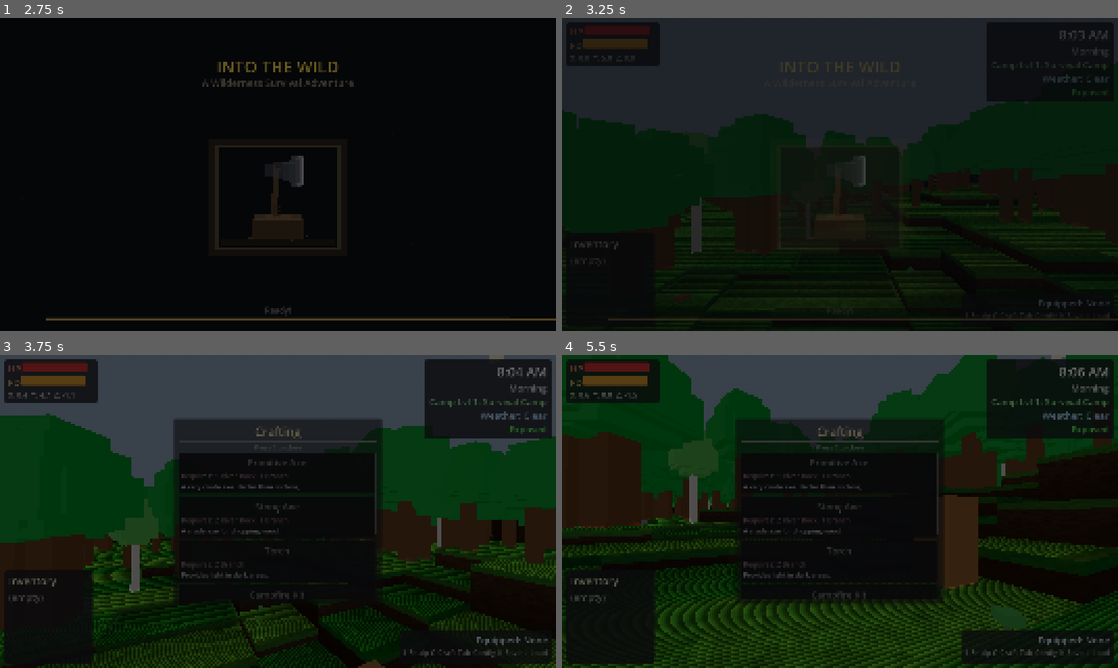
Above: before the commit, frames 1-4 (two rows, left to right).
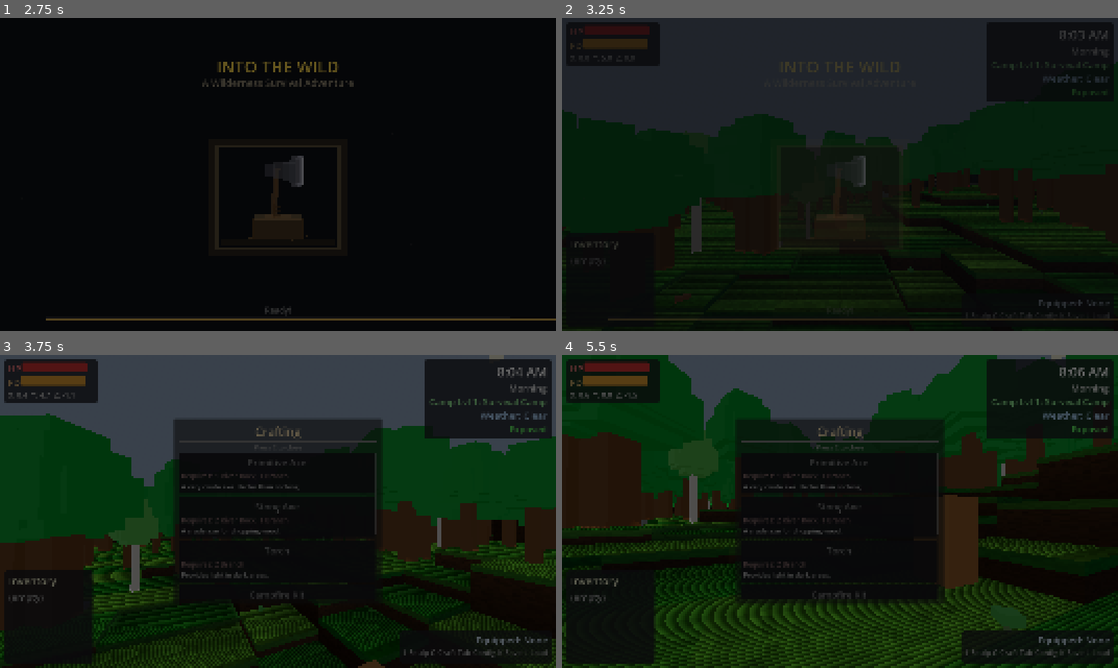
Above: after the commit, the same moments.

Repository: adchamberlain/into-the-wild
Game: Godot game, scene res://scenes/main.tscn
Two runs of this game, one before a commit and one after it. Both use one fixed random seed, a clock stepped at 60 frames per second and the inputs below.
Inputs (mouse positions are in pixels of both pictures, inside the frame that each line leads up to):
- Up to frame 1 (2.75 s): tap Enter at 0.5, 2 s; move the mouse to (305, 174) at 0.52 s; hold F (eat) 0.53-1.28 s; hold W (move_forward) from 0.53 s (still down); click (305, 174) at 0.67 s; tap Space (jump) at 0.77, 1.07, 1.25, 1.52, 1.82 s; move the mouse to (250, 174) at 1.27 s; tap F (eat) at 1.35, 2.3 s; move the mouse to (289, 168) at 2.02 s; hold E (interact) from 2.03 s (still down)
- Up to frame 2 (3.25 s): keep holding W (move_forward); move the mouse to (834, 180) at 2.77 s; release E (interact) at 2.78 s; tap M (move_structure) at 2.85 s; click (834, 180) at 2.92 s; tap Space (jump) at 3.02 s; tap F (eat) at 3.05 s
- Up to frame 3 (3.75 s): keep holding W (move_forward); tap Space (jump) at 3.32 s; move the mouse to (316, 514) at 3.52 s; hold C (open_crafting) from 3.53 s (still down)
- Up to frame 4 (5.5 s): tap Space (jump) at 3.77, 4.07 s; tap F (eat) at 3.8, 5.3 s; release W (move_forward) at 4.25 s; release C (open_crafting) at 4.25 s; drag from (673, 464) to (756, 433) at 4.27 s; move the mouse to (867, 511) at 5.02 s; hold S (move_backward) from 5.03 s (still down); hold Q (unequip) from 5.03 s (still down); click (867, 511) at 5.17 s

Frame 1 is identical in both runs. In frame 2, less than 0.1% of the frame differs, in the area x 26-75%, y 66-80%; in frame 3, 1.2%; in frame 4, 9.3%, in the area x 0-100%, y 52-100%.

Commit message:
Add camera collision to prevent clipping into terrain and ceilings
Casts a ray from player waist height upward each frame to detect overhead
obstructions (terrain, cabin roofs, cave ceilings). When detected, the
camera smoothly lowers to stay below the obstruction. Also reduces the
near clip plane from 0.15 to 0.05 to prevent wall see-through at close range.

https://claude.ai/code/session_0178aUV7HP2HY4N7oVSBYMAN

Diff:
--- a/scenes/player/player.tscn
+++ b/scenes/player/player.tscn
@@ -30,7 +30,7 @@
 transform = Transform3D(1, 0, 0, 0, 1, 0, 0, 0, 1, 0, 1.6, 0)
 current = true
 fov = 75.0
-near = 0.15
+near = 0.05
 
 [node name="InteractionRay" type="RayCast3D" parent="Camera3D"]
 target_position = Vector3(0, 0, -3)
--- a/scripts/player/player_controller.gd
+++ b/scripts/player/player_controller.gd
@@ -14,6 +14,12 @@
 # Camera settings
 @export var camera_pitch_min: float = -89.0
 @export var camera_pitch_max: float = 89.0
+
+# Camera collision - prevents clipping into terrain/ceilings/roofs
+const CAMERA_DEFAULT_Y: float = 1.6  # Default eye height (matches scene)
+const CAMERA_MIN_Y: float = 0.6  # Lowest the camera can go (crouch level)
+const CAMERA_COLLISION_MARGIN: float = 0.15  # Buffer below ceiling hit point
+const CAMERA_COLLISION_LERP_SPEED: float = 12.0  # Smoothing speed
 
 # Interaction settings
 @export var interaction_distance: float = 3.0
@@ -221,6 +227,9 @@
 	# Fall-through protection: track safe position and recover if fallen
 	_update_fall_protection(delta)
 
+	# Camera collision: prevent clipping into ceilings/terrain (runs every frame)
+	_update_camera_collision(delta)
+
 	# Skip movement processing while resting, climbing, or grappling
 	if is_resting or is_climbing or is_grappling:
 		velocity = Vector3.ZERO
@@ -622,6 +631,36 @@
 
 
 
+## Prevent camera from clipping into ceilings, terrain, and roofs.
+## Casts a ray from waist height upward to detect overhead obstructions,
+## then smoothly lowers the camera to avoid clipping.
+func _update_camera_collision(delta: float) -> void:
+	var space_state: PhysicsDirectSpaceState3D = get_world_3d().direct_space_state
+	if not space_state:
+		return
+
+	var target_y: float = CAMERA_DEFAULT_Y
+
+	# Cast ray from waist height upward past default camera position
+	# to detect ceilings, sloped roofs, and overhanging terrain
+	var ray_start: Vector3 = global_position + Vector3(0, CAMERA_MIN_Y, 0)
+	var ray_end: Vector3 = global_position + Vector3(0, CAMERA_DEFAULT_Y + CAMERA_COLLISION_MARGIN, 0)
+
+	var query := PhysicsRayQueryParameters3D.create(ray_start, ray_end)
+	query.collision_mask = 1  # Terrain and structures only
+	query.exclude = [get_rid()]  # Exclude player body
+
+	var result: Dictionary = space_state.intersect_ray(query)
+	if result.size() > 0:
+		# Ceiling hit - position camera below the obstruction
+		var hit_local_y: float = result.position.y - global_position.y
+		target_y = hit_local_y - CAMERA_COLLISION_MARGIN
+		target_y = clampf(target_y, CAMERA_MIN_Y, CAMERA_DEFAULT_Y)
+
+	# Smoothly interpolate to target height for natural feel
+	camera.position.y = lerpf(camera.position.y, target_y, CAMERA_COLLISION_LERP_SPEED * delta)
+
+
 ## Check if any UI menu is open and blocking player input.
 ## This prevents actions like jump from triggering when X is used for ui_accept.
 func _is_ui_blocking_input() -> bool:
